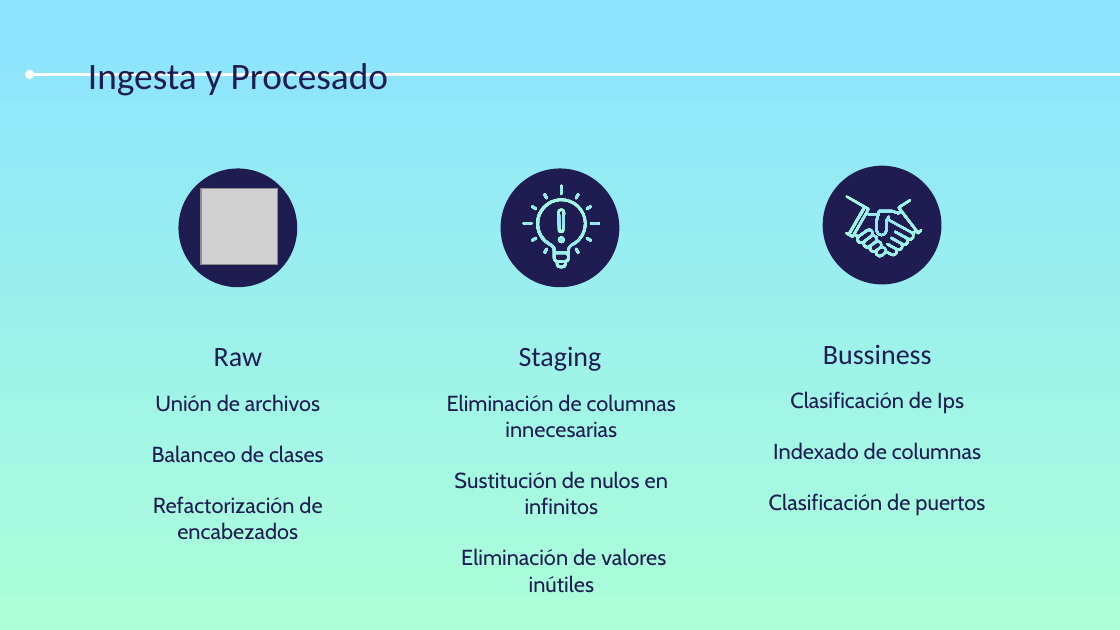
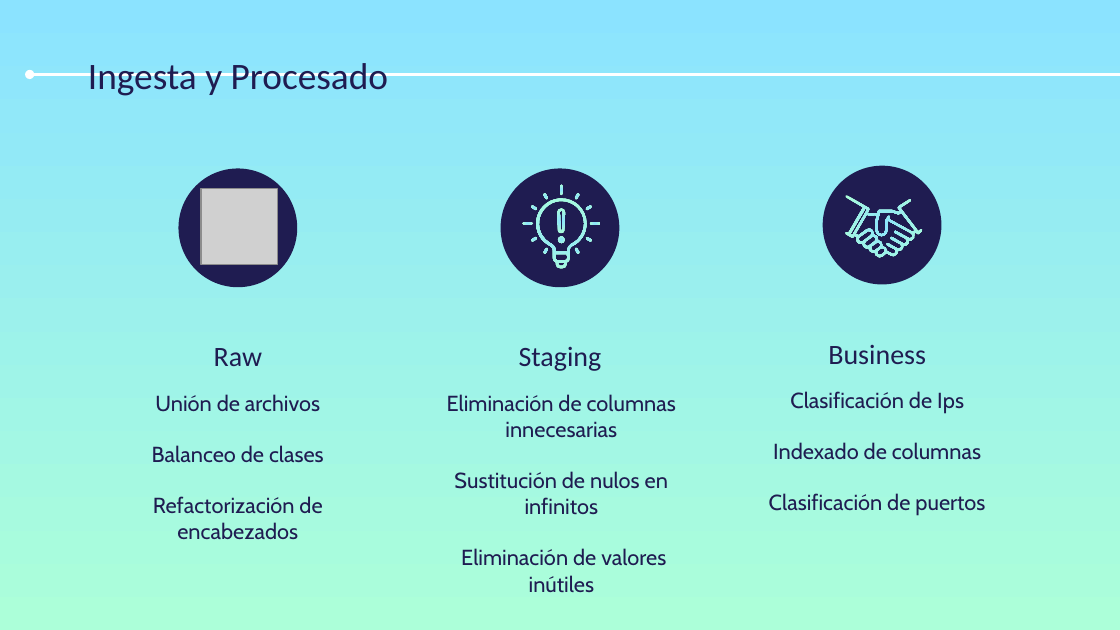
Before and after one commit to AnxoCasal/DDoS-Model-Prediction, a slide deck: slide 6 of Documentacion/Resumen_Proyecto.pptx. Drawn at 1120x630 pixels with LibreOffice and Linux fonts; fonts in the diff are those of the drawing; grey boxes stand for pictures. Boxes give left, top, right and bottom in pixels: in the first picture for what was removed or moved away, otherwise in the second. Text is boxed around its words. In the diff, an @@ line names an element or a change of style, - is before the commit and + after.

```diff
--- a/Documentacion/Resumen_Proyecto.pptx
+++ b/Documentacion/Resumen_Proyecto.pptx
@@ title at bbox=[828, 345, 926, 364]: text changed @@
-Bussiness
+Business
```
Also in this commit, not shown: 1 slide added.
